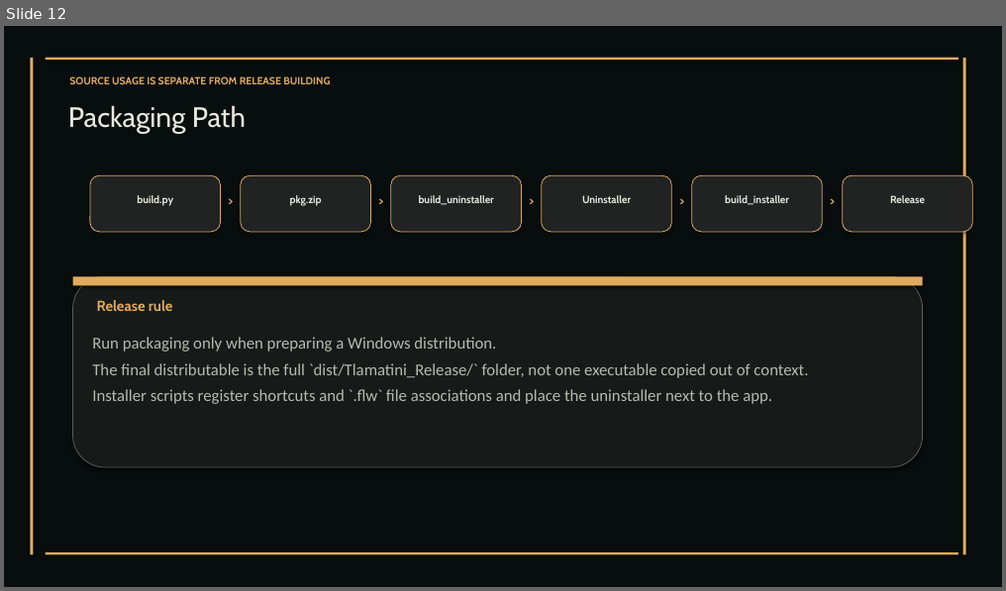
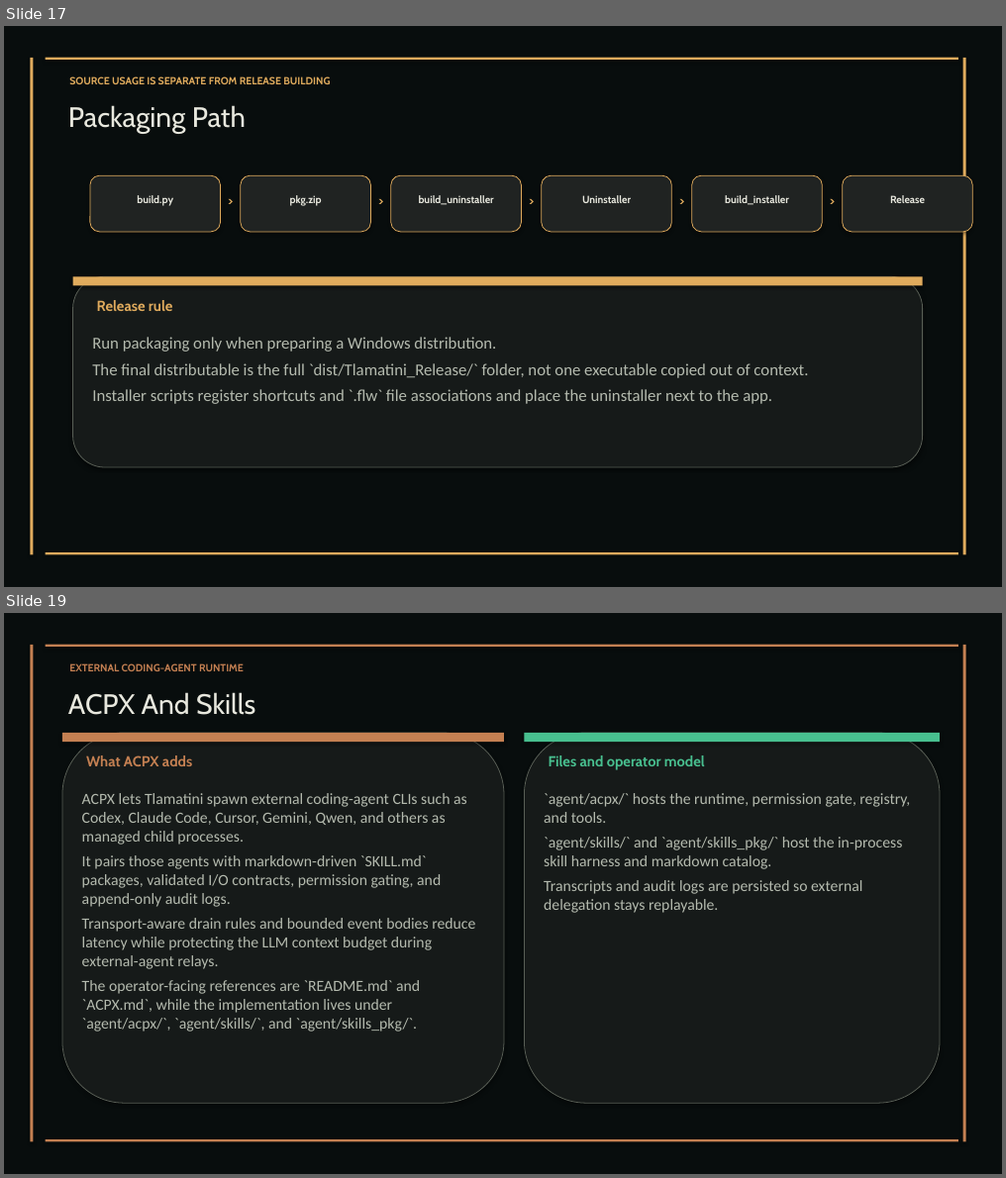
Before and after one commit to XAIHT/Tlamatini, a slide deck: Tlamatini_eXtended_Artificial_Intelligence_Humanly_Tempered.pptx. Shown one above the other, each under a label of ours: slide 12 before the commit, slides 17 and 19 after it; the slides between them are not shown. The pictures are 1006x591 and 1006x1178 pixels, drawn with LibreOffice and Linux fonts; fonts in the diff are those of the drawing. Boxes give left, top, right and bottom in pixels: in the first picture for what was removed or moved away, otherwise in the second. Text is boxed around its words. In the diff, an @@ line names an element or a change of style, - is before the commit and + after.

Commit message:
Updating doc generation asset, and documentation, by Tlamatini's-AutoBot.

```diff
--- a/Tlamatini_eXtended_Artificial_Intelligence_Humanly_Tempered.pptx
+++ b/Tlamatini_eXtended_Artificial_Intelligence_Humanly_Tempered.pptx
@@ slide 19 added at (x1=4, y1=613, x2=1002, y2=1174), background #FFFFFF @@
@@ rectangle added at (x1=4, y1=613, x2=1002, y2=1174), fill #080D0D @@
@@ rectangle added at (x1=30, y1=645, x2=33, y2=1143), fill #C48052 @@
@@ rectangle added at (x1=46, y1=645, x2=958, y2=647), fill #C48052 @@
@@ text added at (x1=69, y1=663, x2=244, y2=671), 10 pt, text #C48052, bold @@
+EXTERNAL CODING-AGENT RUNTIME
@@ rectangle added at (x1=963, y1=645, x2=966, y2=1143), fill #C48052 @@
@@ text added at (x1=68, y1=692, x2=255, y2=715), 27 pt, text #E8E8DE @@
+ACPX And Skills
@@ rounded rectangle added at (x1=62, y1=733, x2=504, y2=1103), fill #161A19, outline #595F56 0.75 pt @@
@@ rectangle added at (x1=62, y1=733, x2=504, y2=742), fill #C48052 @@
@@ text added at (x1=86, y1=756, x2=192, y2=766), 14 pt, text #C48052, bold @@
+What ACPX adds
@@ rounded rectangle added at (x1=525, y1=733, x2=940, y2=1103), fill #161A19, outline #595F56 0.75 pt @@
@@ rectangle added at (x1=525, y1=733, x2=940, y2=742), fill #48BF8F @@
@@ text added at (x1=548, y1=756, x2=705, y2=770), 14 pt, text #48BF8F, bold @@
+Files and operator model
@@ text added at (x1=82, y1=793, x2=475, y2=1032), 15 pt, text #B4BAAE @@
+ACPX lets Tlamatini spawn external coding-agent CLIs such as Codex, Claude Code, Cursor, Gemini, Qwen, and others as managed child processes.
+It pairs those agents with markdown-driven `SKILL.md` packages, validated I/O contracts, permission gating, and append-only audit logs.
+Transport-aware drain rules and bounded event bodies reduce latency while protecting the LLM context budget during external-agent relays.
+The operator-facing references are `README.md` and `ACPX.md`, while the implementation lives under `agent/acpx/`, `agent/skills/`, and `agent/skills_pkg/`.
@@ text added at (x1=544, y1=793, x2=910, y2=913), 15 pt, text #B4BAAE @@
+`agent/acpx/` hosts the runtime, permission gate, registry, and tools.
+`agent/skills/` and `agent/skills_pkg/` host the in-process skill harness and markdown catalog.
+Transcripts and audit logs are persisted so external delegation stays replayable.
@@ rectangle added at (x1=46, y1=1140, x2=958, y2=1143), fill #C48052 @@
@@ what was slide 12 is now slide 17 @@
```
Also in this commit, not shown: 20 slides changed, 14 other slides added, 1 slide removed, 2 other files.
